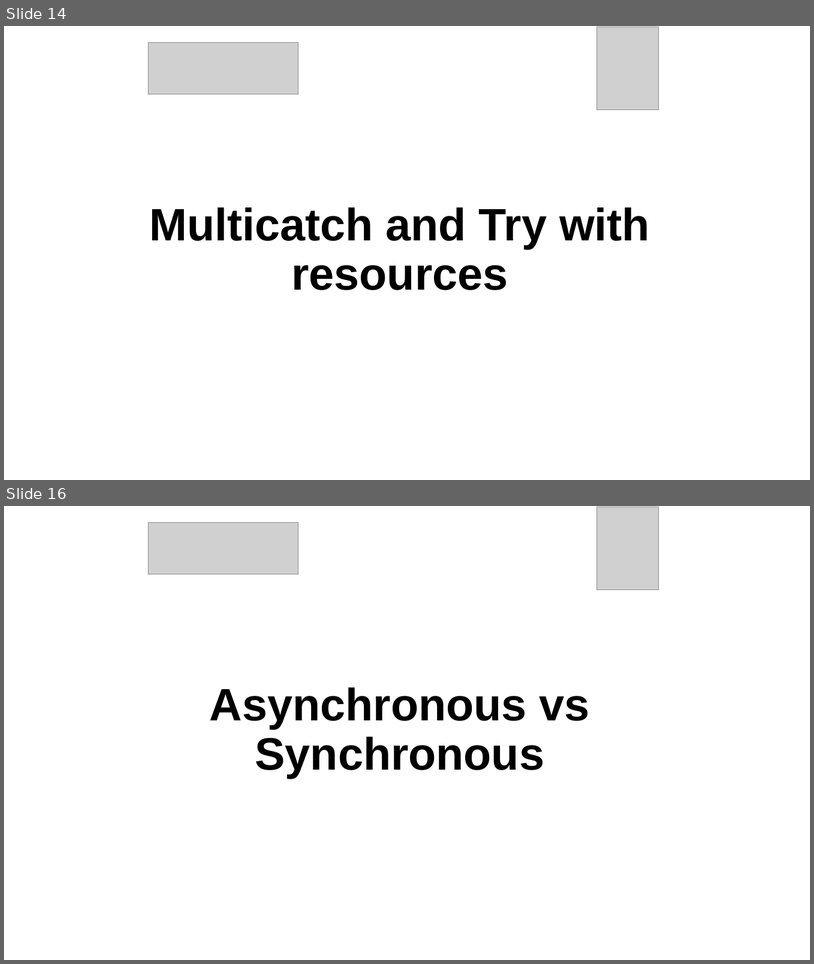
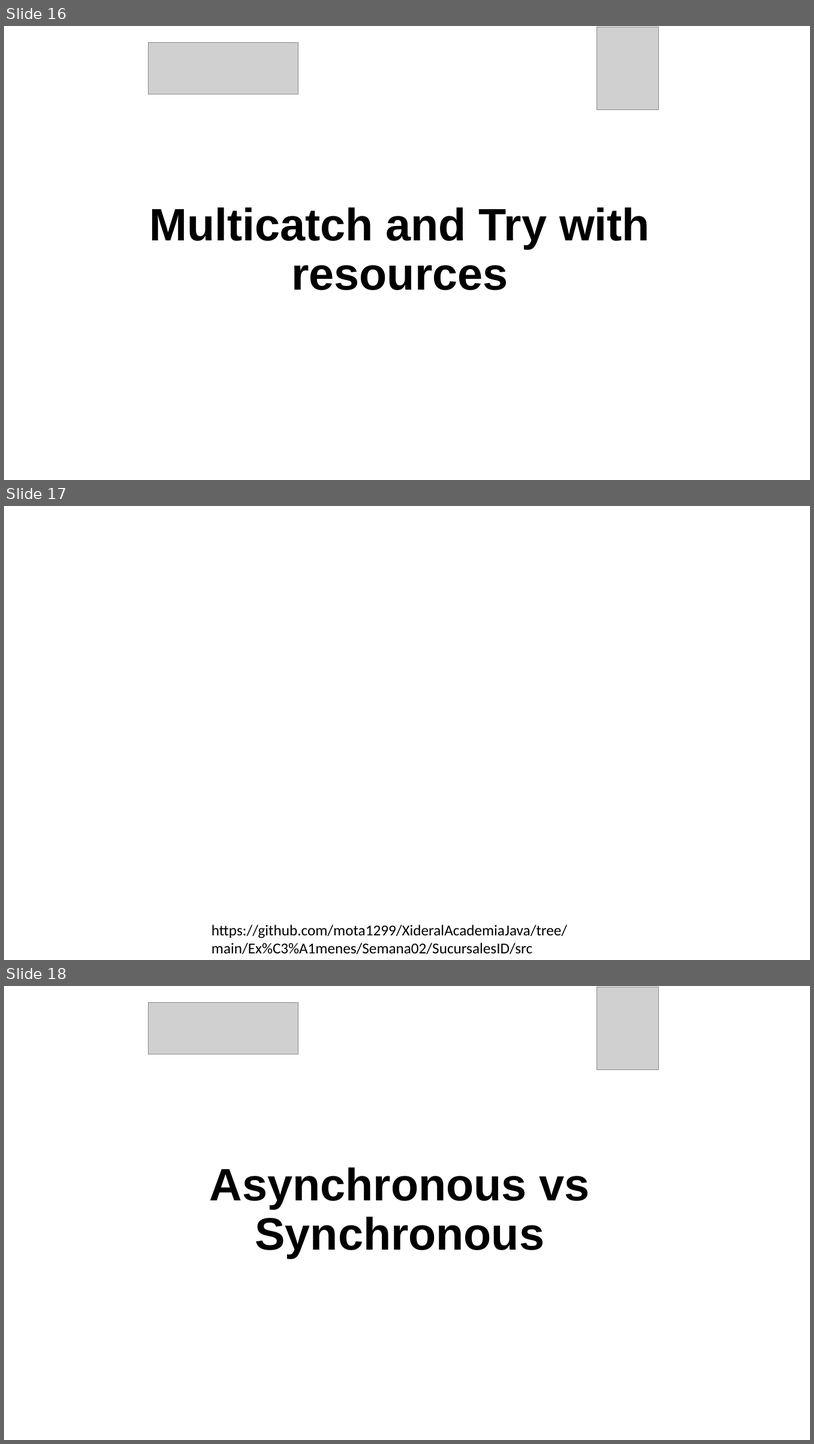
Before and after one commit to mota1299/XideralAcademiaJava, a slide deck: Exámenes/Semana02/Presentación.pptx. Shown one above the other, each under a label of ours: slides 14 and 16 before the commit, slides 16, 17 and 18 after it; the slides between them are not shown. The pictures are 814x964 and 814x1444 pixels, drawn with LibreOffice and Linux fonts; fonts in the diff are those of the drawing; grey boxes stand for pictures; background and template pictures are left out. Boxes give left, top, right and bottom in pixels: in the first picture for what was removed or moved away, otherwise in the second. Text is boxed around its words. In the diff, an @@ line names an element or a change of style, - is before the commit and + after.

```diff
--- a/Exámenes/Semana02/Presentación.pptx
+++ b/Exámenes/Semana02/Presentación.pptx
@@ slide 17 added at [4,506,810,960], background picture (left out) @@
@@ text added at [212,924,567,954], 18 pt, text #000000 @@
+https://github.com/mota1299/XideralAcademiaJava/tree/main/Ex%C3%A1menes/Semana02/SucursalesID/src
@@ what was slide 14 is now slide 16 @@
@@ what was slide 16 is now slide 18 @@
```
Also in this commit, not shown: 3 slides changed, 6 other slides added, 5 slides removed, 1 other file.
